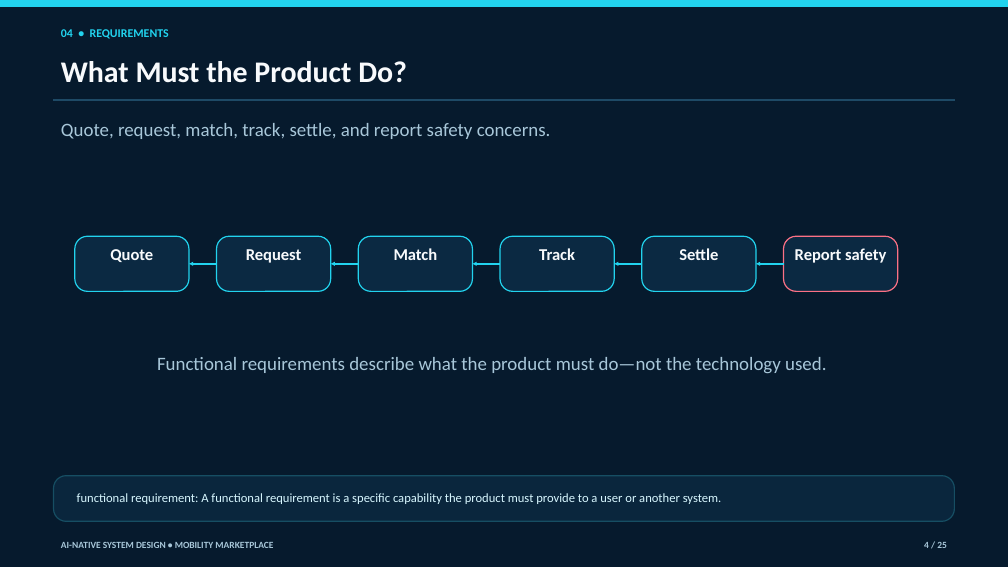
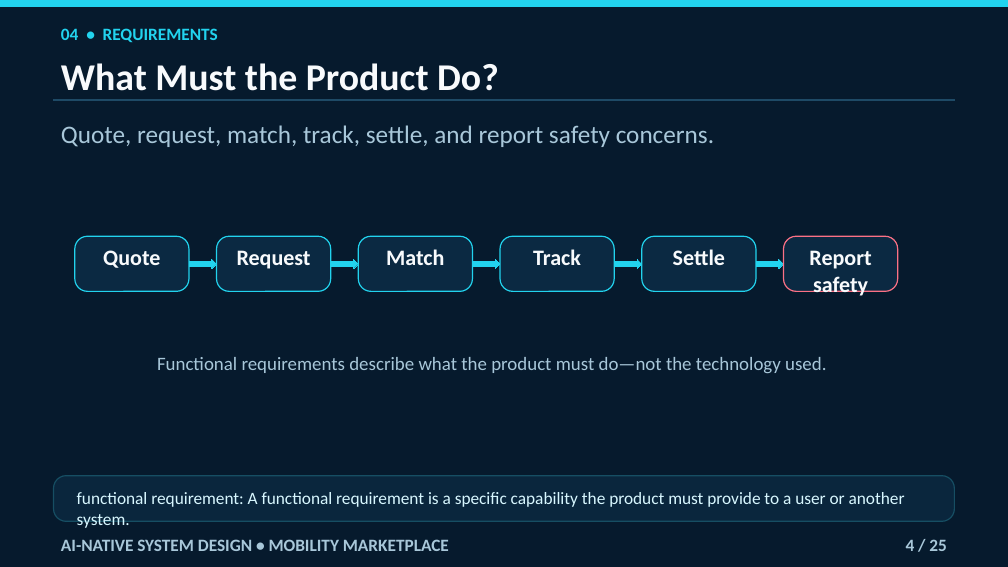
Before and after one commit to navaidya/learning, a slide deck: slide 4 of video/system-design/ai-native-mobility-marketplace/ai-native-mobility-marketplace.pptx. Drawn at 1008x567 pixels with LibreOffice and Linux fonts; fonts in the diff are those of the drawing. Boxes give left, top, right and bottom in pixels: in the first picture for what was removed or moved away, otherwise in the second. Text is boxed around its words. In the diff, an @@ line names an element or a change of style, - is before the commit and + after.

Commit message:
Fix mobility lesson deck review findings

```diff
--- a/video/system-design/ai-native-mobility-marketplace/ai-native-mobility-marketplace.pptx
+++ b/video/system-design/ai-native-mobility-marketplace/ai-native-mobility-marketplace.pptx
@@ text "04 • REQUIREMENTS" at [61,28,218,42]: size 11.2 to 16.5 pt @@
@@ text "What Must the Product Do?" at [61,63,499,91]: size 28.5 to 36 pt @@
@@ text "Quote, request, match, track, settle, ..." at [61,125,714,147]: size 18 to 24 pt @@
@@ size 15.8 to 21 pt in 6 elements at [75,236,189,291], [216,236,330,291], [358,236,473,291], [500,236,614,291], [642,236,756,291], [783,236,898,291] @@
@@ arrow removed from (216, 264) to (189, 264) @@
@@ right arrow added at [189,259,216,268], fill #22D3EE, outline #22D3EE 0 pt @@
@@ arrow removed from (358, 264) to (331, 264) @@
@@ right arrow added at [331,259,358,268], fill #22D3EE, outline #22D3EE 0 pt @@
@@ arrow removed from (500, 264) to (473, 264) @@
@@ right arrow added at [473,259,500,268], fill #22D3EE, outline #22D3EE 0 pt @@
@@ arrow removed from (642, 264) to (614, 264) @@
@@ right arrow added at [614,259,641,268], fill #22D3EE, outline #22D3EE 0 pt @@
@@ arrow removed from (783, 264) to (756, 264) @@
@@ right arrow added at [756,259,783,268], fill #22D3EE, outline #22D3EE 0 pt @@
@@ text "functional requirement: A functional requirement ..." at [77,492,905,528]: size 12 to 16.5 pt @@
@@ text "AI-NATIVE SYSTEM DESIGN • MOBILITY ..." at [61,539,449,551]: size 9 to 16.5 pt @@
@@ text "4 / 25": place and size @@
-text "4 / 25" at [924,542,947,548]
+text "4 / 25" at [906,539,947,551]
@@ text "4 / 25" at [906,539,947,551]: size 9 to 16.5 pt @@
```
Also in this commit, not shown: 24 other slides changed, 1 other file.
